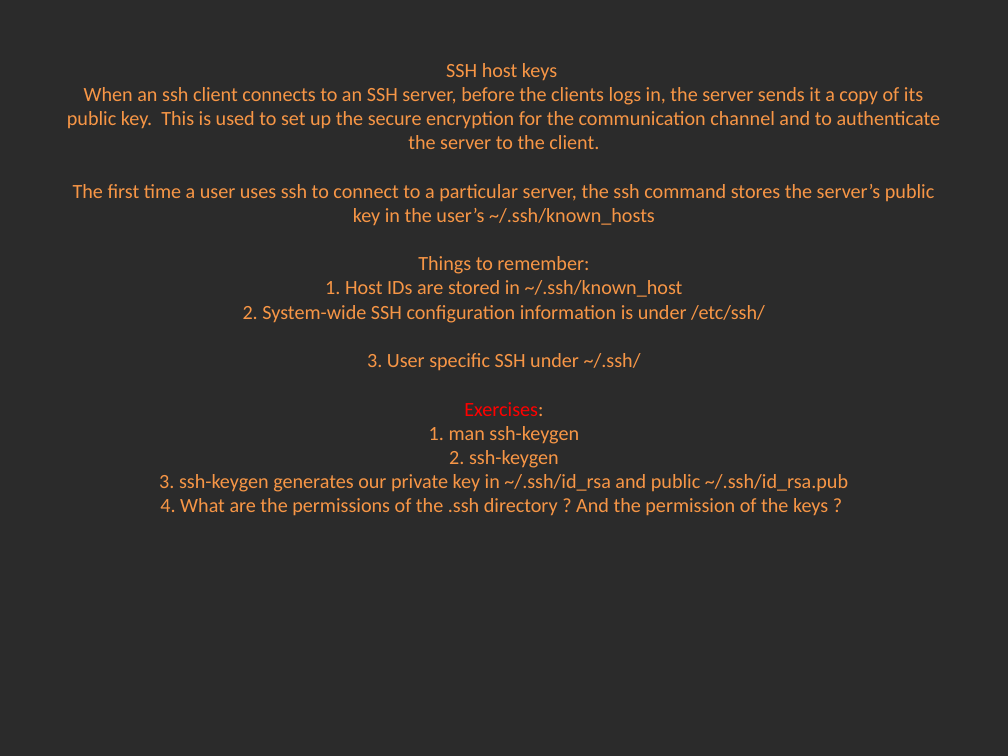
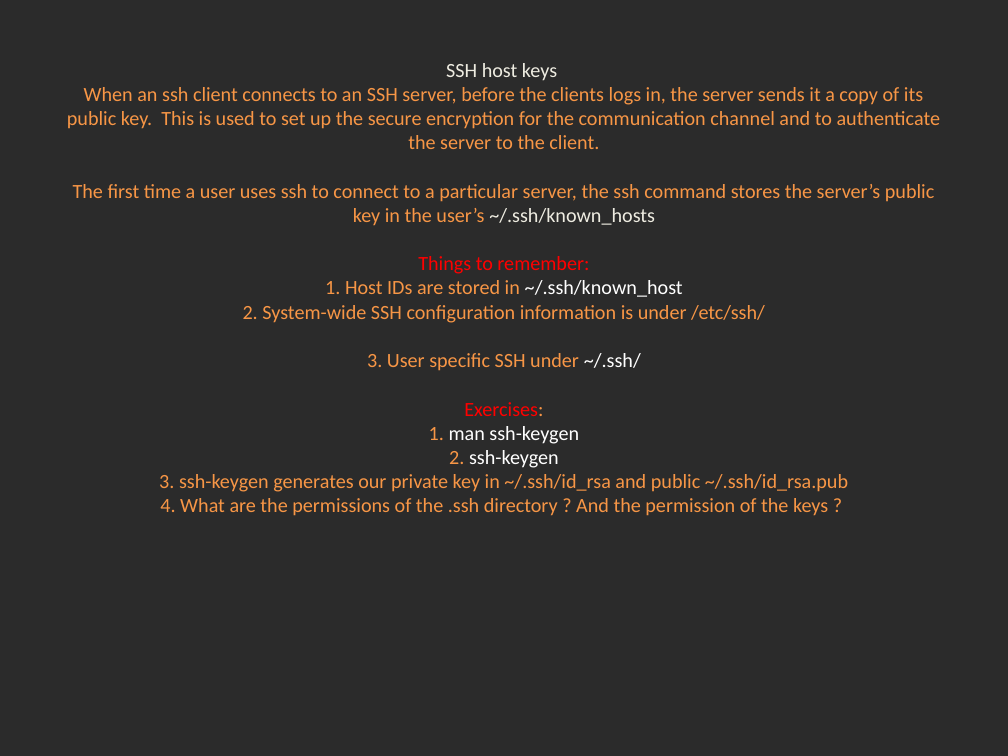
Before and after one commit to Academy-Soft-Intellect/Linux-Course, a slide deck: slide 2 of 12.SSH_NFS_SAMBA/12-SSH_NFS_SAMBA.pptx. Drawn at 1008x756 pixels with LibreOffice and Linux fonts; fonts in the diff are those of the drawing; background and template pictures are left out; a plain dark background stands for a picture behind light text. Boxes give left, top, right and bottom in pixels: in the first picture for what was removed or moved away, otherwise in the second. Text is boxed around its words. In the diff, an @@ line names an element or a change of style, - is before the commit and + after.

Commit message:
Fixing presentation typos and colors.

```diff
--- a/12.SSH_NFS_SAMBA/12-SSH_NFS_SAMBA.pptx
+++ b/12.SSH_NFS_SAMBA/12-SSH_NFS_SAMBA.pptx
@@ title "SSH host keys When an ..." at box(67, 63, 941, 516): text colour #F79646 to #EEECE1 in "SSH host keys ~/.ssh/known_hosts"; text colour #F79646 to #FF0000 in "Things to remember:"; text colour #F79646 to #FFFFFF in "~/.ssh/known_host ~/.ssh/ man ssh-keygen ssh-keygen" @@
```
Also in this commit, not shown: 7 other slides changed, 1 slide removed, 2 other files.
